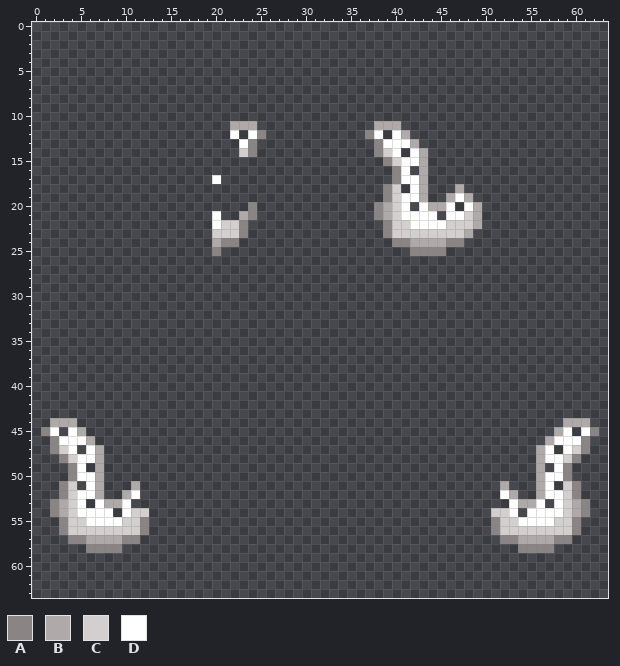
Two states of a pixel-art sprite, Resources/Textures/_Impstation/Mobs/Customization/thaven/thaven.rsi/taileel1.png. This is how it looked before the edit.
The file is 64x64 pixels.
Palette (. is transparent): A #8a8484  B #afa9a9  C #d4cfcf  D #ffffff
Now the later version:
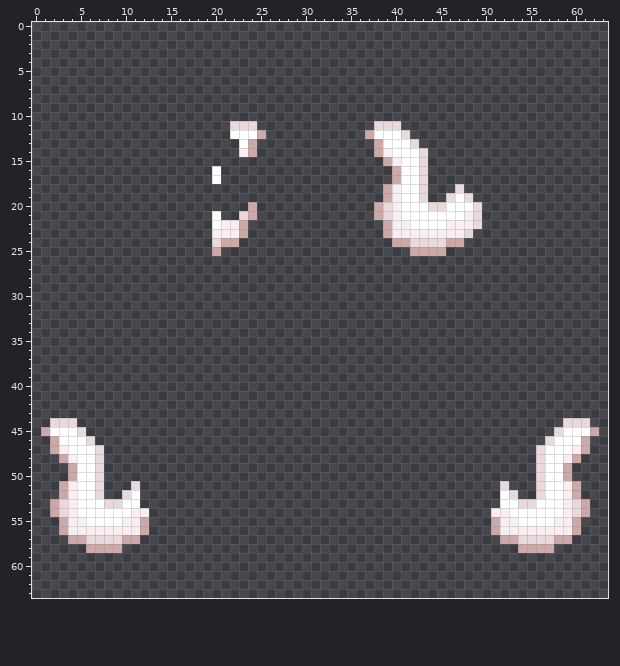
Difference:
{"colour":"A","old":"#8a8484","new":"#cca9a7"}
{"colour":"B","old":"#afa9a9","new":"#ead9dc"}
{"colour":"C","old":"#d4cfcf","new":"#f9eef2"}
{"y":12,"x":23,"old":".","new":"D"}
{"y":12,"x":39,"old":".","new":"D"}
{"y":14,"x":41,"old":".","new":"D"}
{"y":16,"x":20,"old":".","new":"D"}
{"y":16,"x":42,"old":".","new":"D"}
{"y":18,"x":41,"old":".","new":"D"}
{"y":20,"x":42,"old":".","new":"D"}
{"y":20,"x":47,"old":".","new":"D"}
{"y":21,"x":45,"old":".","new":"D"}
{"y":45,"x":3,"old":".","new":"D"}
{"y":45,"x":60,"old":".","new":"D"}
{"y":47,"x":5,"old":".","new":"D"}
{"y":47,"x":58,"old":".","new":"D"}
{"y":49,"x":6,"old":".","new":"D"}
{"y":49,"x":57,"old":".","new":"D"}
{"y":51,"x":5,"old":".","new":"D"}
{"y":51,"x":58,"old":".","new":"D"}
{"y":53,"x":6,"old":".","new":"D"}
{"y":53,"x":11,"old":".","new":"D"}
{"y":53,"x":52,"old":".","new":"D"}
{"y":53,"x":57,"old":".","new":"D"}
{"y":54,"x":9,"old":".","new":"D"}
{"y":54,"x":54,"old":".","new":"D"}
{"label":"changed","picture_box":[212,121,266,175]}
{"label":"changed","picture_box":[365,121,482,256]}
{"label":"changed","picture_box":[212,202,257,256]}
{"label":"changed","picture_box":[41,418,149,553]}
{"label":"changed","picture_box":[491,418,599,553]}
